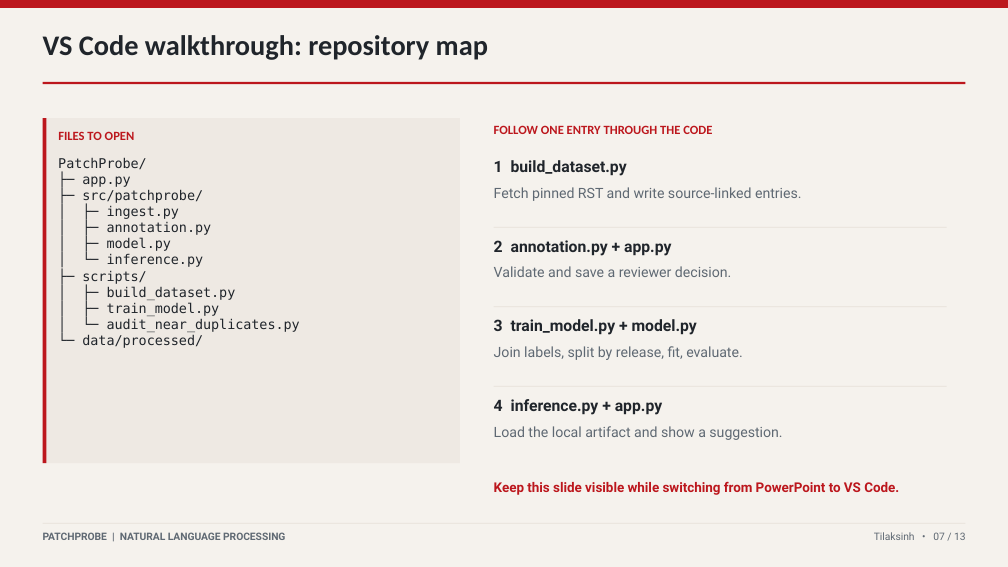
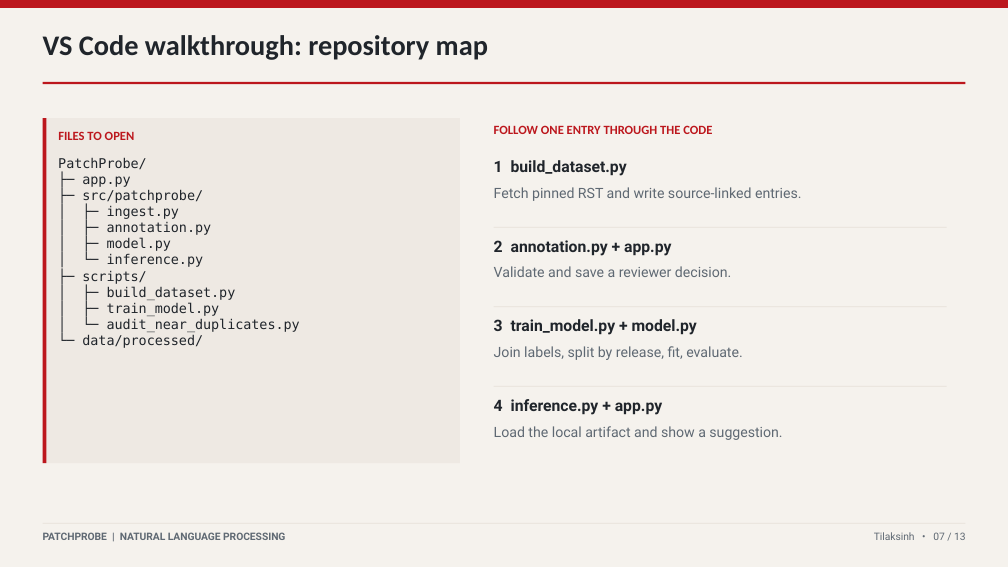
Before and after one commit to TilakCSE/PatchProbe, a slide deck: slide 7 of presentation/PatchProbe_University_Crimson_13slides.pptx. Drawn at 1008x567 pixels with LibreOffice and Linux fonts; fonts in the diff are those of the drawing. Boxes give left, top, right and bottom in pixels: in the first picture for what was removed or moved away, otherwise in the second. Text is boxed around its words. In the diff, an @@ line names an element or a change of style, - is before the commit and + after.

```diff
--- a/presentation/PatchProbe_University_Crimson_13slides.pptx
+++ b/presentation/PatchProbe_University_Crimson_13slides.pptx
@@ text removed at (494,481,899,495) @@
-Keep this slide visible while switching from PowerPoint to VS Code.
```
Also in this commit, not shown: 7 other slides changed, 2 other files.
